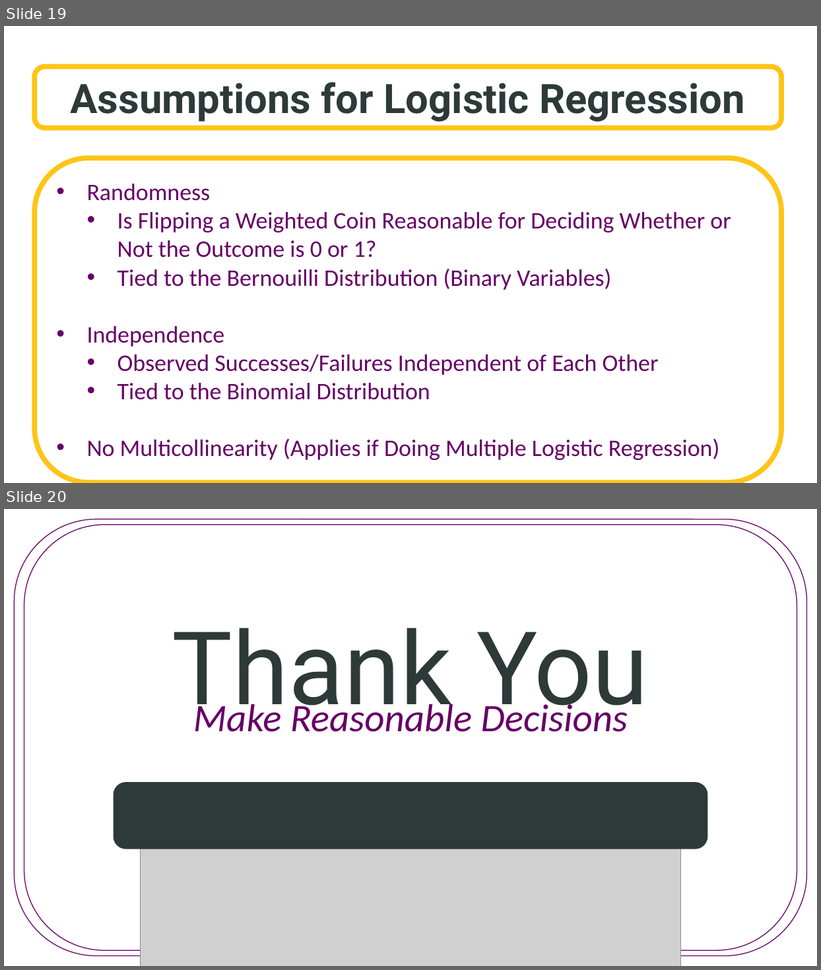
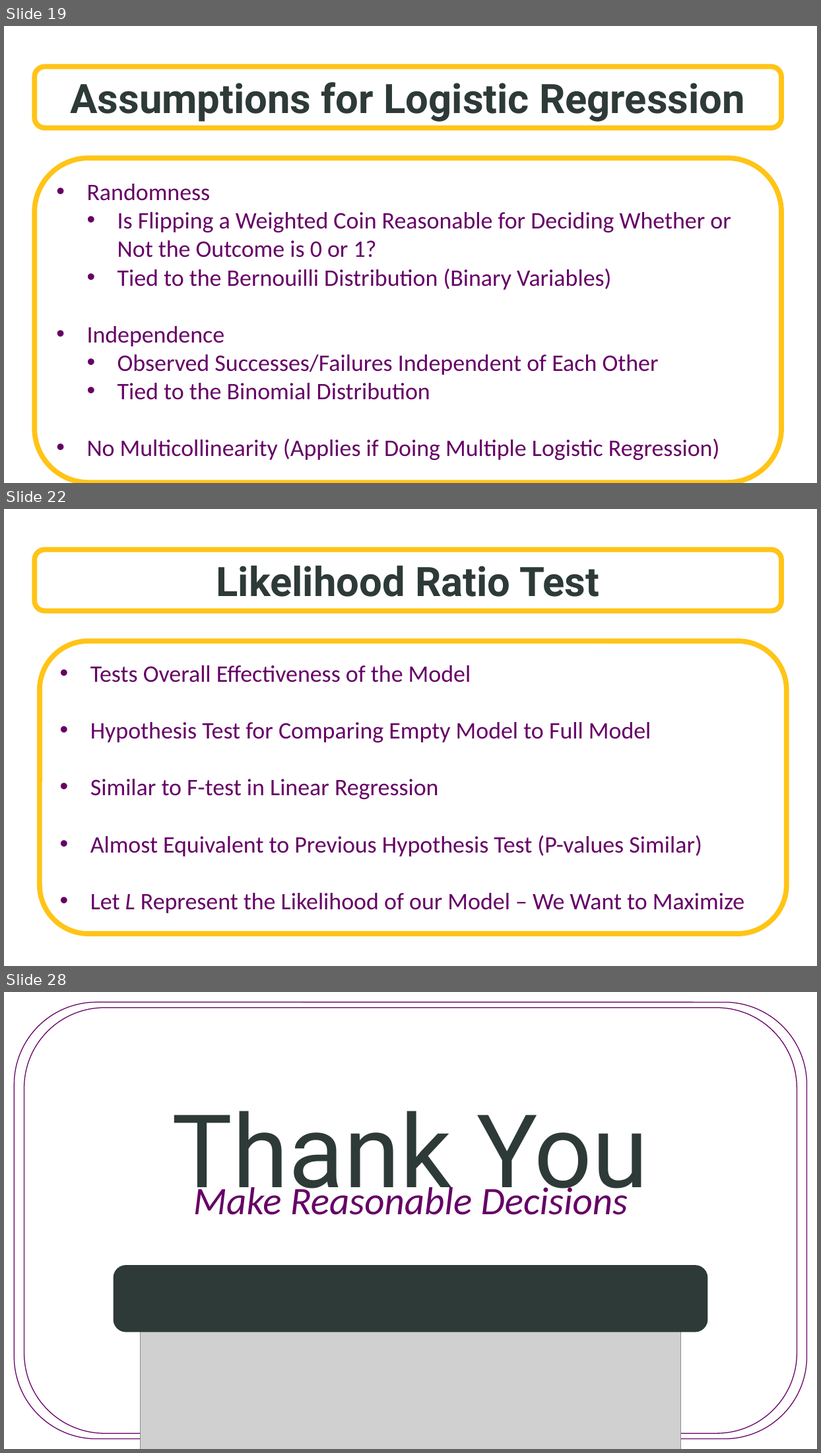
Before and after one commit to SuperMarioGiacomazzo/STOR455_WEBSITE, a slide deck: Lectures/27 - Logistic Regression.pptx. Shown one above the other, each under a label of ours: slides 19 and 20 before the commit, slides 19, 22 and 28 after it; the slides between them are not shown. The pictures are 821x970 and 821x1453 pixels, drawn with LibreOffice and Linux fonts; fonts in the diff are those of the drawing; grey boxes stand for pictures; background and template pictures are left out. Boxes give left, top, right and bottom in pixels: in the first picture for what was removed or moved away, otherwise in the second. Text is boxed around its words. In the diff, an @@ line names an element or a change of style, - is before the commit and + after.

```diff
--- a/Lectures/27 - Logistic Regression.pptx
+++ b/Lectures/27 - Logistic Regression.pptx
@@ slide 22 added at [4, 509, 817, 966], background picture (left out) @@
@@ rounded rectangle added at [34, 550, 781, 611], fill #FFFFFF at 70% opacity, outline #FFC416 6 pt, 48 pt, text #2D3A37, bold @@
+Likelihood Ratio Test
@@ rounded rectangle added at [40, 642, 787, 934], fill #FFFFFF, outline #FFC416 6 pt, 28 pt, text #660066 @@
+• Tests Overall Effectiveness of the Model
+• Hypothesis Test for Comparing Empty Model to Full Model
+• Similar to F-test in Linear Regression
+• Almost Equivalent to Previous Hypothesis Test (P-values Similar)
+• Let L Represent the Likelihood of our Model – We Want to Maximize
@@ what was slide 20 is now slide 28 @@
```
Also in this commit, not shown: 7 other slides added, 9 other files.
